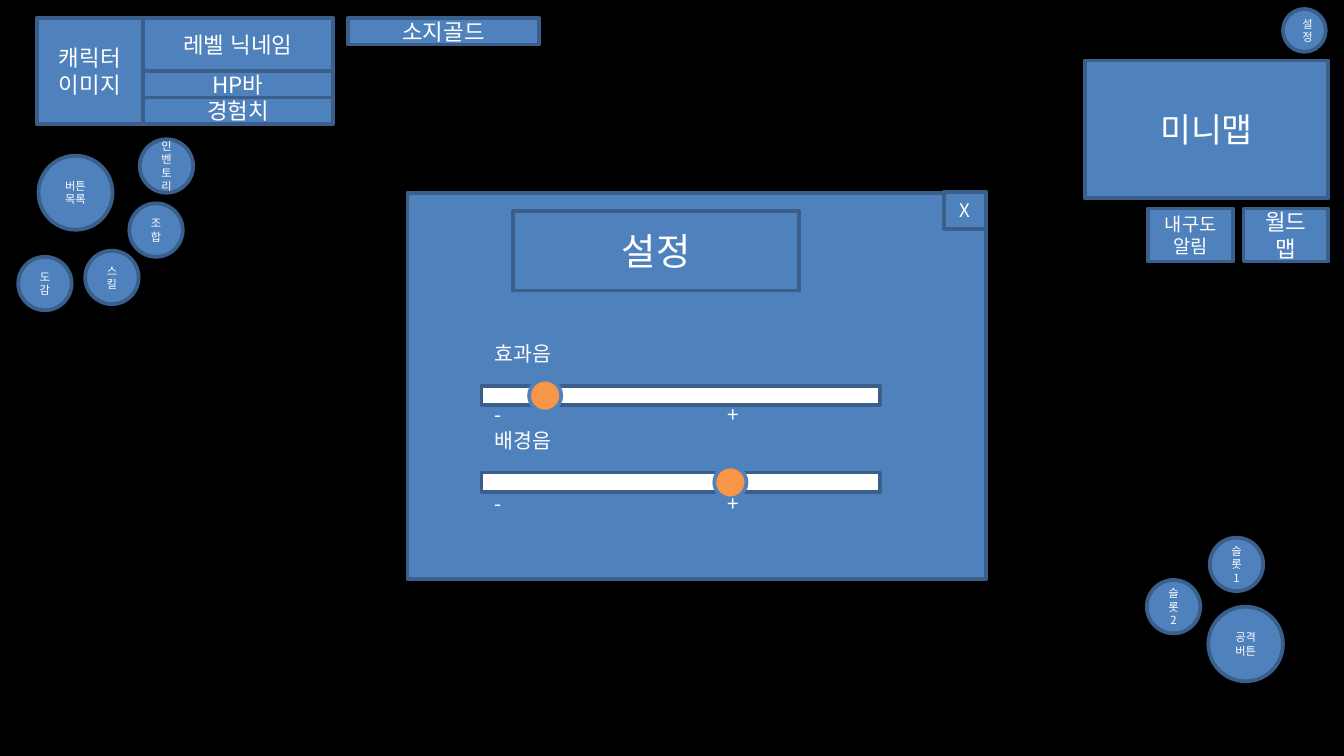
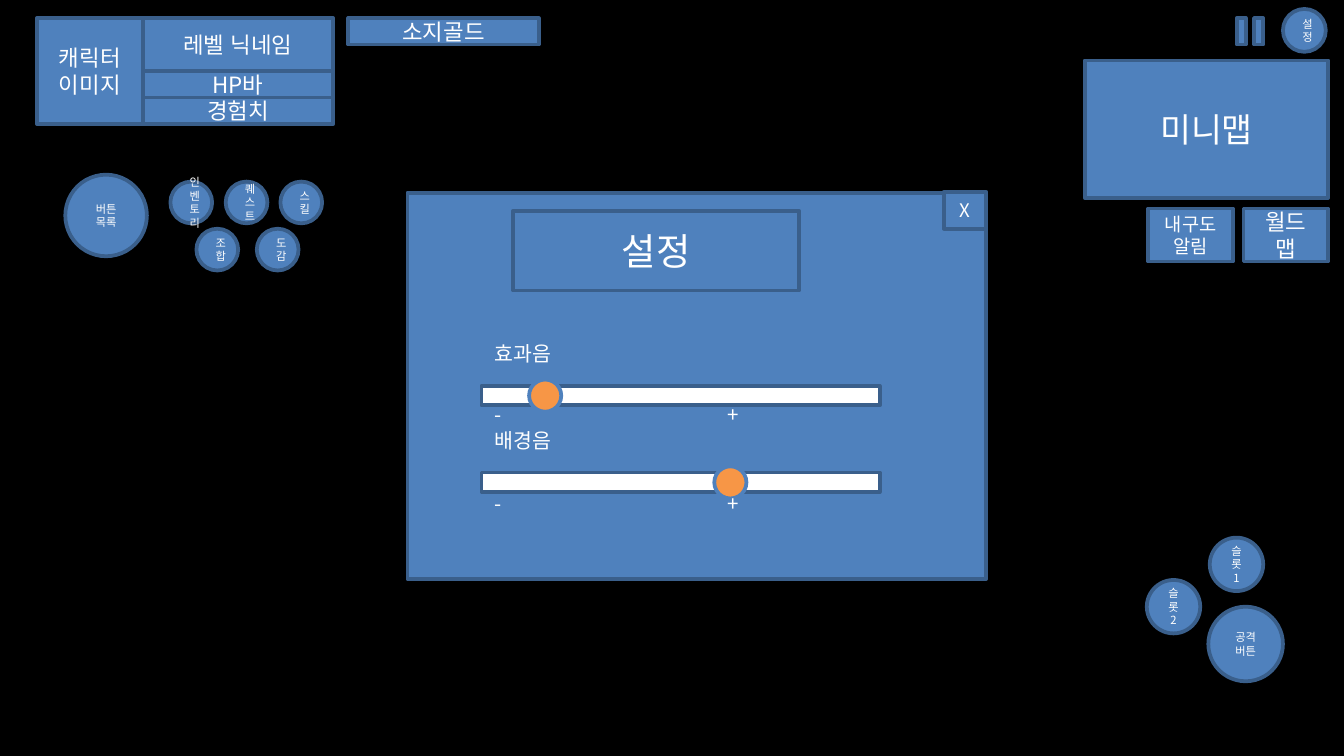
Before and after one commit to qwo330/LastProject, a slide deck: slide 5 of 기획_설계/UI디자인/척박한게임.pptx (slide 4 before the commit). Drawn at 1344x756 pixels with LibreOffice and Linux fonts; fonts in the diff are those of the drawing. Boxes give left, top, right and bottom in pixels: in the first picture for what was removed or moved away, otherwise in the second. Text is boxed around its words. In the diff, an @@ line names an element or a change of style, - is before the commit and + after.

```diff
--- a/기획_설계/UI디자인/척박한게임.pptx
+++ b/기획_설계/UI디자인/척박한게임.pptx
@@ rectangle added at (1236,19,1246,46), fill #4F81BD, outline #3A5F8C 2 pt @@
@@ rectangle added at (1254,19,1263,46), fill #4F81BD, outline #3A5F8C 2 pt @@
@@ ellipse "버튼 목록": place and size @@
-ellipse "버튼 목록" at (39,156,113,230)
+ellipse "버튼 목록" at (66,175,148,257)
@@ ellipse "인벤토리": place and size @@
-ellipse "인벤토리" at (140,140,194,194)
+ellipse "인벤토리" at (171,181,212,223)
@@ ellipse added at (226,181,267,223), fill #4F81BD, outline #3A5F8C 2 pt, 6 pt, text #FFFFFF @@
+퀘스트
@@ ellipse "스킬": place and size @@
-ellipse "스킬" at (85,251,138,305)
+ellipse "스킬" at (281,181,323,223)
@@ ellipse "조합": place and size @@
-ellipse "조합" at (129,203,183,257)
+ellipse "조합" at (196,228,238,270)
@@ ellipse "도감": place and size @@
-ellipse "도감" at (19,257,73,310)
+ellipse "도감" at (257,228,298,270)
```
Also in this commit, not shown: 7 other slides changed, 3 slides added, 11 other files.
